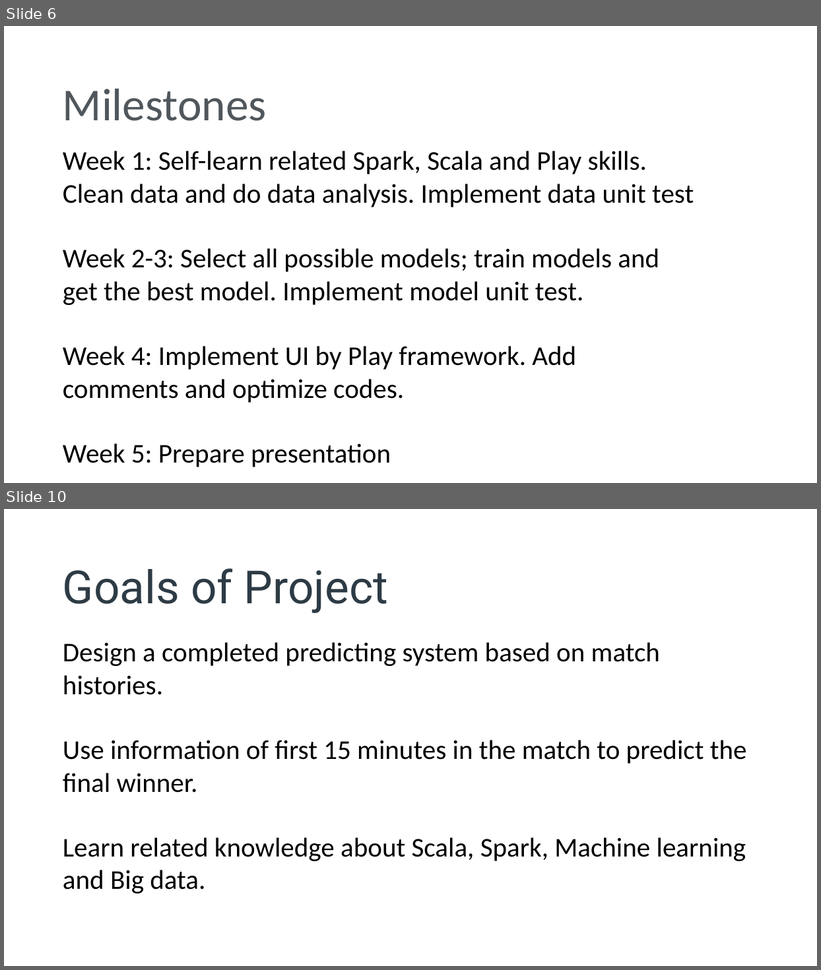
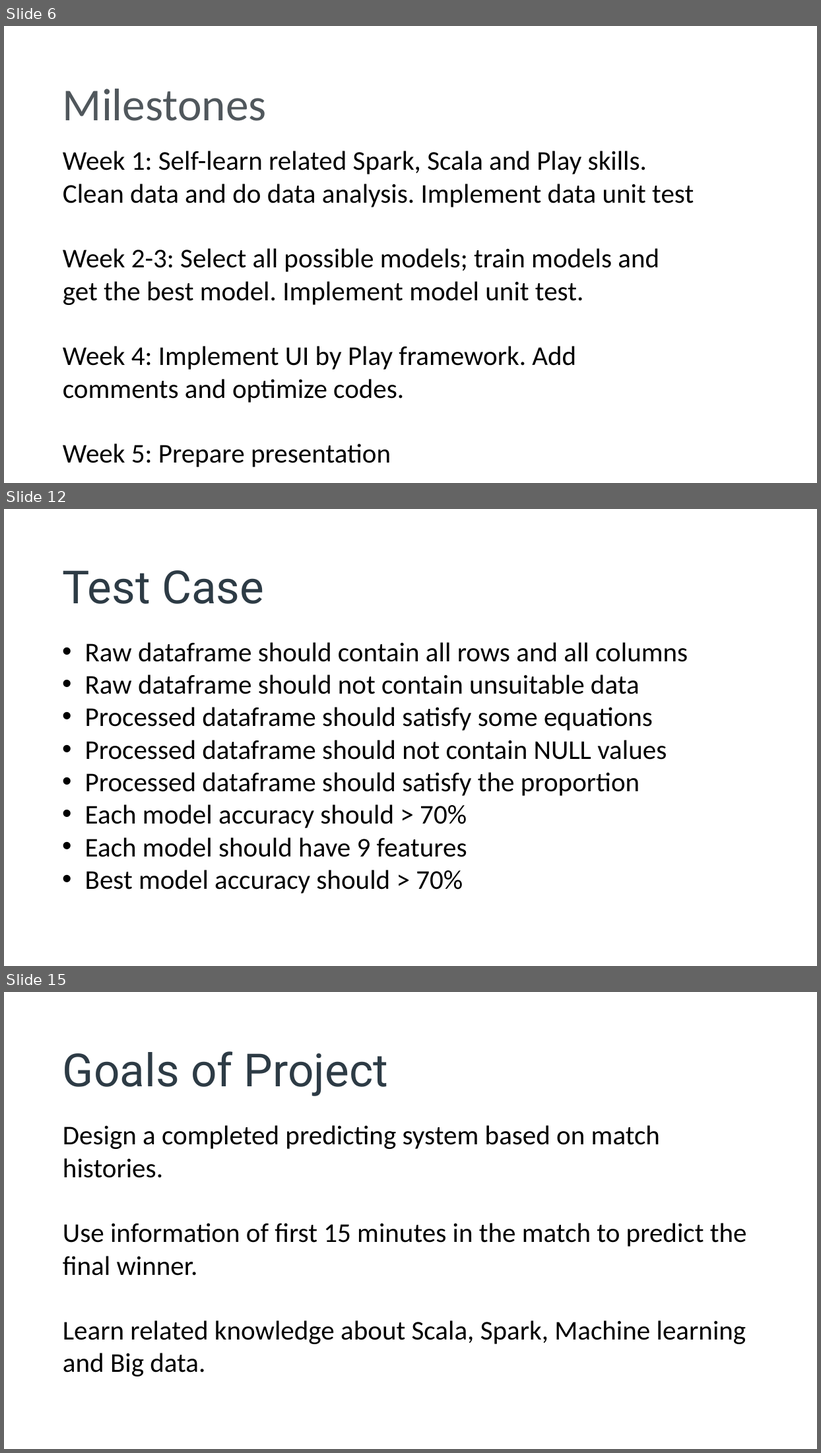
Before and after one commit to yougugugu/CSYE7200_Final_Project_Team7, a slide deck: Predicting Winner of LOL Match(final).pptx. Shown one above the other, each under a label of ours: slides 6 and 10 before the commit, slides 6, 12 and 15 after it; the slides between them are not shown. The pictures are 821x970 and 821x1453 pixels, drawn with LibreOffice and Linux fonts; fonts in the diff are those of the drawing. Boxes give left, top, right and bottom in pixels: in the first picture for what was removed or moved away, otherwise in the second. Text is boxed around its words. In the diff, an @@ line names an element or a change of style, - is before the commit and + after.

```diff
--- a/Predicting Winner of LOL Match(final).pptx
+++ b/Predicting Winner of LOL Match(final).pptx
@@ slide 12 added at box(4, 509, 817, 966), background #FFFFFF @@
@@ text added at box(63, 570, 264, 604), 54 pt, text #2D3B45 @@
+Test Case
@@ text added at box(85, 642, 688, 894), 32 pt, text #000000 @@
+• Raw dataframe should contain all rows and all columns
+• Raw dataframe should not contain unsuitable data
+• Processed dataframe should satisfy some equations
+• Processed dataframe should not contain NULL values
+• Processed dataframe should satisfy the proportion
+• Each model accuracy should > 70%
+• Each model should have 9 features
+• Best model accuracy should > 70%
@@ what was slide 10 is now slide 15 @@
```
Also in this commit, not shown: 5 slides changed, 6 other slides added, 1 slide removed, 3 other files.
